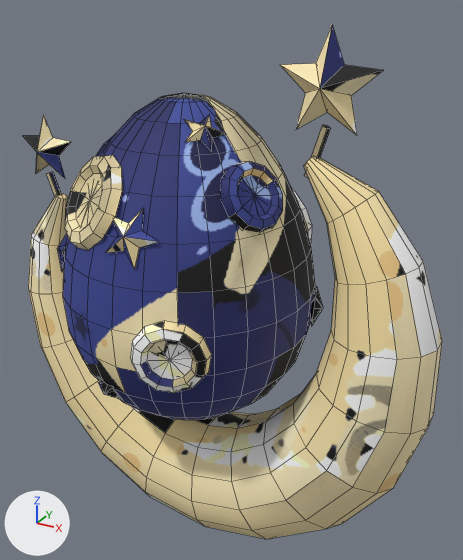
Before and after pictures for a commit that changed the FBX model assets/garden/egg_moon.fbx.
The view is the same before and after, from a 50 mm lens placed at (1.84, -2.99, 3.31), pointed at (0.12, 0.14, 1.75). Every picture has the same lights, and +X, +Y and +Z are marked at lower left. The picture after the commit comes second. Mesh edges are drawn as thin lines.

Objects in the first picture: 'egg_moon'.
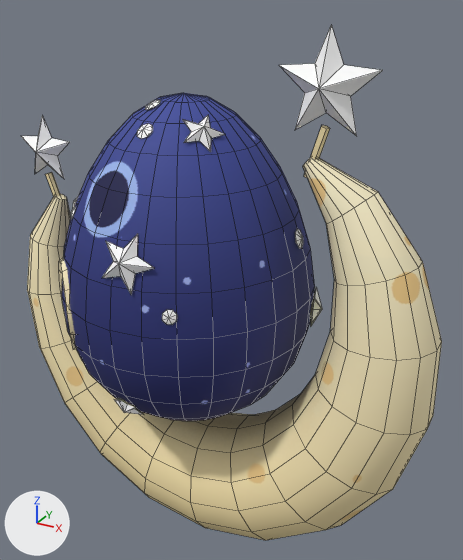
The change in detail:
me_egg_moon is used by ob_egg_moon; location (0.0, 0.0, 0.0).
me_egg_moon had 1032 vertices, 1050 faces and spanned x -1.4..1.4, y -0.77..0.77, z 0.0..3.2.
me_egg_moon now has 798 vertices, 875 faces and spans x -1.4..1.4, y -0.75..0.75, z 0.0..3.2.
me_egg_moon part 1: the loose piece of 314 vertices spanning x -0.84..0.65, y -0.74..0.76, z 0.91..2.85 is moved by (0.0, -0.01, 0.0).
me_egg_moon part 2: the loose piece of 12 vertices spanning x -0.8..-0.67, y -0.44..-0.21, z 1.83..2.07 is multiplied about its middle by the matrix ((0.984, 0.151, 0.092), (-0.17, 0.952, 0.253), (-0.049, -0.265, 0.963)), then moved by (0.01, 0.16, 0.24).
me_egg_moon part 3: the loose piece of 12 vertices spanning x -0.17..0.13, y -0.68..-0.56, z 2.09..2.37 is multiplied about its middle by the matrix ((1.0, 0.0, 0.008), (0.0, 0.997, -0.076), (-0.008, 0.076, 0.997)), then moved by (0.0, -0.05, -0.12).
me_egg_moon part 4: the loose piece of 12 vertices spanning x 0.04..0.24, y -0.32..-0.12, z 2.61..2.77 is moved by (0.0, -0.01, 0.0).
me_egg_moon part 5: the loose piece of 12 vertices spanning x 0.58..0.67, y 0.13..0.36, z 1.51..1.74 is moved by (0.0, -0.01, 0.0).
me_egg_moon part 6: the loose piece of 12 vertices spanning x -0.34..-0.15, y -0.69..-0.59, z 1.22..1.39 is multiplied about its middle by the matrix ((0.98, -0.176, 0.093), (0.191, 0.962, -0.195), (-0.055, 0.209, 0.976)), then moved by (0.09, 0.05, -0.11).
me_egg_moon part 7: the loose piece of 10 vertices spanning x 0.61..0.73, y -0.01..0.03, z 2.47..2.74 is moved by (0.0, -0.01, 0.0).
me_egg_moon part 8: the loose piece of 12 vertices spanning x 0.45..0.97, y -0.1..0.07, z 2.71..3.2 is moved by (0.0, -0.01, 0.0).
me_egg_moon part 9: the loose piece of 10 vertices spanning x -1.17..-1.04, y -0.01..0.03, z 2.05..2.29 is moved by (0.0, -0.01, 0.0).
me_egg_moon part 10: the loose piece of 12 vertices spanning x -1.35..-0.94, y -0.08..0.06, z 2.26..2.65 is moved by (0.0, -0.01, 0.0).
me_egg_moon part 11: 12 loose pieces with 366 vertices, spanning x -0.73..0.54, y -0.77..0.77, z 1.32..2.6, are deleted.
me_egg_moon part 12: 2 vertices moved within x -1.1, y -0.01..0.02, z 2.15; 222 vertices removed from x -1.4..1.4, y -0.34..0.36, z 0.0..2.59; 318 vertices added at x -1.4..1.4, y -0.68..0.68, z 0.0..2.59.
me_egg_moon part 13: 18 vertices added at x -0.24..-0.08, y -0.36..-0.12, z 2.66..2.82.
me_egg_moon part 14: 9 vertices added at x 0.18..0.25, y -0.69..-0.65, z 1.84..1.91.
Other edits to the shape of me_egg_moon do not show in these pictures.

What differs and where, as boxes (x1, y1, x2, y2) in the pictures (463 x 560 px; the box of a moved part takes in the faces that stretch with it):
'egg_moon', reshaped: before (23, 25, 442, 539); after (22, 25, 442, 540)
part 1 of me_egg_moon, moved or reshaped: before (63, 93, 315, 420); after (62, 93, 315, 421)
part 2 of me_egg_moon, moved or reshaped (mostly hidden afterwards): before (57, 233, 68, 271); after (73, 197, 78, 208)
part 3 of me_egg_moon, moved or reshaped: before (105, 208, 158, 270); after (102, 234, 154, 295)
part 4 of me_egg_moon, moved or reshaped: before (184, 115, 225, 151); after (182, 115, 225, 152)
part 5 of me_egg_moon, moved or reshaped: before (311, 287, 323, 325); after (310, 288, 322, 326)
part 6 of me_egg_moon, moved or reshaped: before (98, 377, 123, 400); after (114, 398, 144, 415)
part 7 of me_egg_moon, moved or reshaped: before (305, 125, 331, 177); after (304, 125, 330, 178)
part 8 of me_egg_moon, moved or reshaped: before (280, 25, 383, 135); after (279, 25, 383, 136)
part 9 of me_egg_moon, moved or reshaped: before (47, 172, 62, 196); after (45, 172, 61, 196)
part 10 of me_egg_moon, moved or reshaped: before (23, 115, 71, 178); after (22, 116, 70, 178)
part 11 of me_egg_moon, deleted: before (65, 135, 312, 393)
part 12 of me_egg_moon, moved or reshaped: before (28, 157, 442, 539); after (27, 158, 442, 540)
part 13 of me_egg_moon, added: after (137, 100, 161, 139)
part 14 of me_egg_moon, added: after (162, 310, 177, 325)
